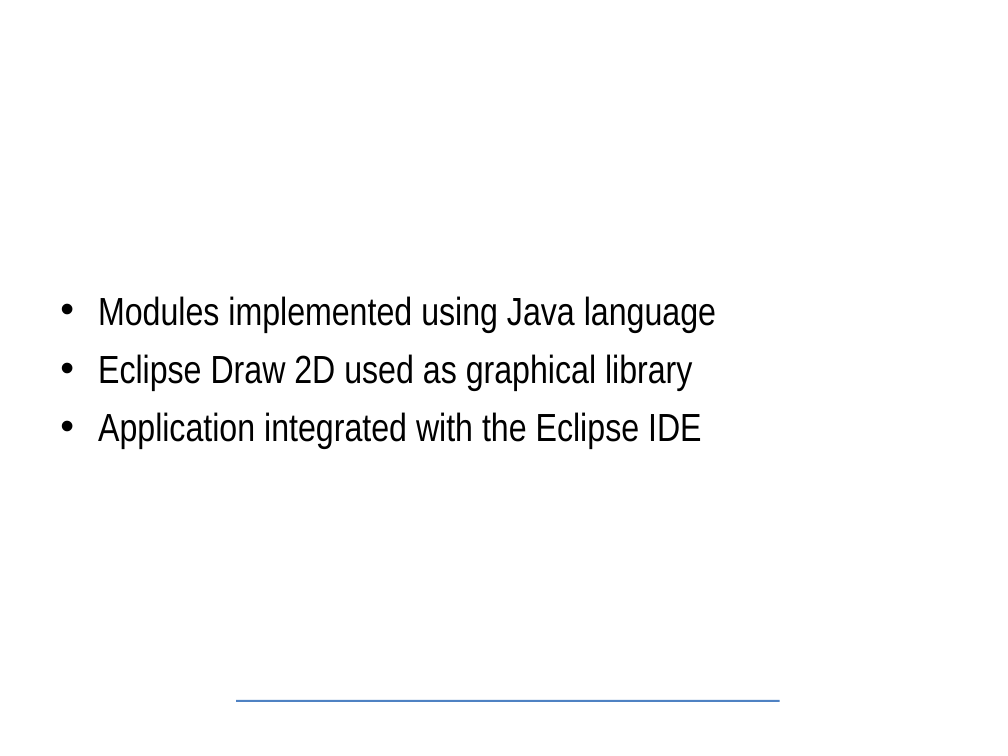
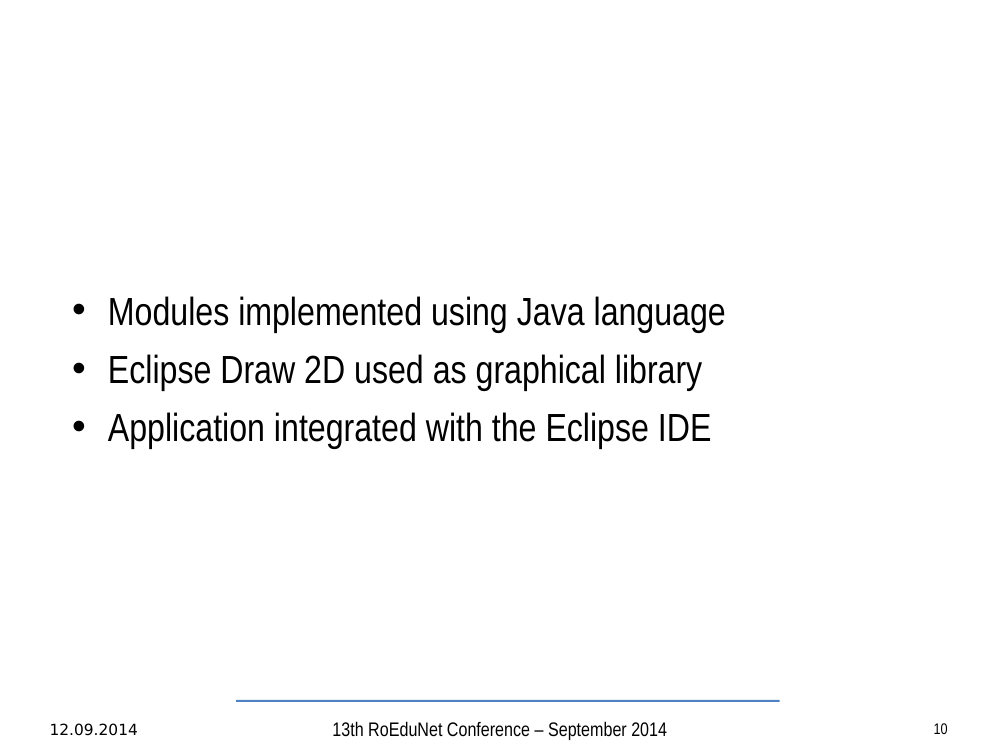
Before and after one commit to TudorVisan/Diploma, a slide deck: slide 10 of andrei.musat/prez/articol/bachelor-slides-en.odp (slide 11 before the commit). Drawn at 1008x756 pixels with LibreOffice and Linux fonts; fonts in the diff are those of the drawing; background and template pictures are left out. Boxes give left, top, right and bottom in pixels: in the first picture for what was removed or moved away, otherwise in the second. Text is boxed around its words. In the diff, an @@ line names an element or a change of style, - is before the commit and + after.

```diff
--- a/andrei.musat/prez/articol/bachelor-slides-en.odp
+++ b/andrei.musat/prez/articol/bachelor-slides-en.odp
@@ text "Modules implemented using Java language" at box(108, 296, 726, 448): indent changed @@
@@ text added at box(50, 723, 138, 736), 11 pt, text #000000 @@
+12.09.2014
@@ text added at box(332, 721, 667, 740), 14 pt, text #000000 @@
+13th RoEduNet Conference – September 2014
@@ page number added at box(934, 723, 948, 734), 11 pt, text #000000 @@
+10
```
Also in this commit, not shown: 14 other slides changed, 1 slide added, 2 slides removed, 2 other files.
